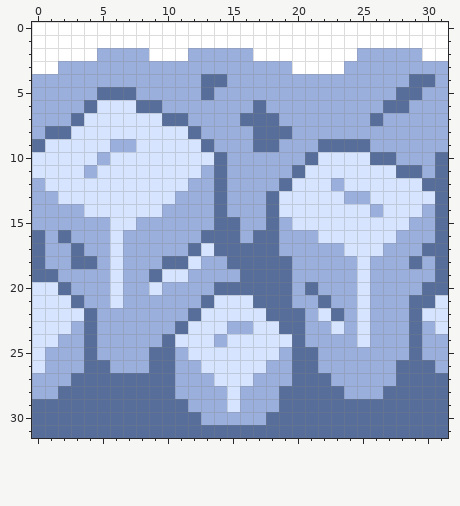
Two versions of one pixel-art file, design/ground.aseprite. Above: the version before the commit.
32x32 pixels, 1 frame.
After the commit:
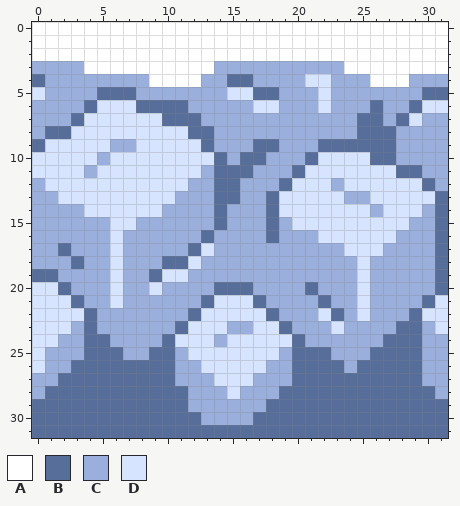
Palette (. is transparent): A #ffffff  B #586e9a  C #9aafdb  D #d6e4ff
The exact change:
@@ x 0..31 @@
  1 AAAAAAAAAAAAAAAAAAAAAAAAAAAAAAAA
- 2 AAAAACCCCAAACCCCCAAAAAAAACCCCCAA
- 3 AACCCCCCCCCCCCCCCCCCAAAACCCCCCCC
- 4 CCCCCCCCCCCCCBBCCCCCCCCCCCCCCBBC
- 5 CCCCCBBBCCCCCBCCCCCCCCCCCCCCBBCC
- 6 CCCCBDDDBBCCCCCCCBCCCCCCCCCBBCCC
- 7 CCCBDDDDDDBBCCCCBBBCCCCCCCBCCCCC
- 8 CBBDDDDDDDDDBCCCCBBBCCCCCCCCCCCC
- 9 BDDDDDCCDDDDDBCCCBBCCCBBBBCCCCCC
-10 DDDDDCDDDDDDDDBCCCCCCBDDDDBBCCCB
-11 DDDDCDDDDDDDDCBCCCCCBDDDDDDDBBCB
-12 CDDDDDDDDDDDCCBCCCCBDDDCDDDDDDBB
-13 CCDDDDDDDDDCCCBCCCBDDDDDCCDDDDDB
+ 2 AAAAAAAAAAAAAAAAAAAAAAAAAAAAAAAA
+ 3 CCCCAAAAAAAAAACCCCCCCCCCAAAAAAAA
+ 4 BCCCCCCCCAAAACCBBCCCCDDCCCAAACCC
+ 5 DCCCCBBBCCCCCCCDDBBCCCDCCCCCCCBB
+ 6 CCCCBDDDBBBBCCCCCDDCCCDCCCBCCBDD
+ 7 CCCBDDDDDDBBBCCCCCCCCCCCCBBCBDCC
+ 8 CBBDDDDDDDDDBBCCCCCCCCCCCBBBCCCC
+ 9 BDDDDDCCDDDDDBCCCBBCCCBBBBBBCCCC
+10 DDDDDCDDDDDDDDBCBBCCCBDDDDBBCCCC
+11 DDDDCDDDDDDDDCBBBCCCBDDDDDDDBBCC
+12 CDDDDDDDDDDDCCBBCCCBDDDCDDDDDDBC
+13 CCDDDDDDDDDCCCBBCCBDDDDDCCDDDDDB
 14 CCCCDDDDDDCCCCBCCCBDDDDDDDCDDDCB
-15 CCCCCCDDCCCCCCBBCCBCDDDDDDDDDCCB
-16 BCBCCCDCCCCCCBBBCBBCCCDDDDDDCCCB
-17 BCCBCCDCCCCCBDBBBBBCCCCCDDDCCCBB
-18 BCCBBCDCCCBBDCCBBBBBCCCCCDCCCBCB
-19 BBCCCCDCCBDDCCCCBBBBCCCCCDCCCCCB
-20 DDBCCCDCCDCCCCBBBBBBCBCCCDCCCCBB
-21 DDDBCCDCCCCCCBDDDBBBCCBCCDCCCBBD
-22 DDDDBCCCCCCCBDDDDDBBBCDBCDCCCBDD
-23 DDDCBCCCCCCBDDDCCDDBBCCDCDCCCBCD
-24 DDCCBCCCCCBDDDCDDDDDBCCCCDCCCBCC
-25 DCCCBCCCCBBCDDDDDDDCBBCCCCCCCBCC
-26 DCCCBBCCCBBCCDDDDDCCBBCCCCCCBBBC
-27 CCCBBBBBBBBCCCDDDCCCBBBCCCCCBBBB
-28 CCBBBBBBBBBCCCCDCCCBBBBBCCCBBBBB
-29 BBBBBBBBBBBBCCCDCCCBBBBBBBBBBBBB
-30 BBBBBBBBBBBBBCCCCCBBBBBBBBBBBBBB
+15 CCCCCCDDCCCCCCBCCCBCDDDDDDDDDCCB
+16 CCCCCCDCCCCCCBCCCCBCCCDDDDDDCCCB
+17 CCBCCCDCCCCCBDCCCCCCCCCCDDDCCCCB
+18 CCCBCCDCCCBBDCCCCCCCCCCCCDCCCCCB
+19 BBCCCCDCCBDDCCCCCCCCCCCCCDCCCCCB
+20 DDBCCCDCCDCCCCBBBCCCCBCCCDCCCCCB
+21 DDDBCCDCCCCCCBDDDBCCCCBCCDCCCCBD
+22 DDDDBCCCCCCCBDDDDDBCCCDBCDCCCBDD
+23 DDDCBCCCCCCBDDDCCDDBCCCDCCCCBBCD
+24 DDCCBBCCCCBDDDCDDDDDBCCCCCCBBBCC
+25 DCCCBBBCCBBCDDDDDDDCBBBCCCBBBBCC
+26 DCCBBBBBBBBCCDDDDDCCBBBBCBBBBBCC
+27 CCBBBBBBBBBCCCDDDCCCBBBBBBBBBBCC
+28 CBBBBBBBBBBBCCCDCCCBBBBBBBBBBBBC
+29 BBBBBBBBBBBBCCCCCCBBBBBBBBBBBBBB
+30 BBBBBBBBBBBBBCCCCBBBBBBBBBBBBBBB
 31 BBBBBBBBBBBBBBBBBBBBBBBBBBBBBBBB
